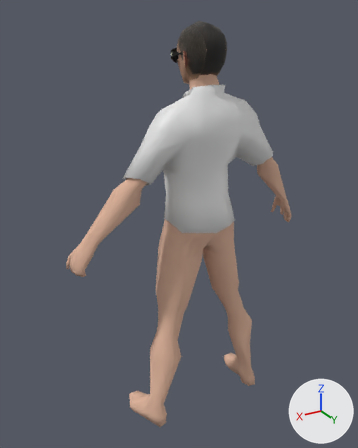
One commit to the Blender file model.blend: the scene before it, then after it.
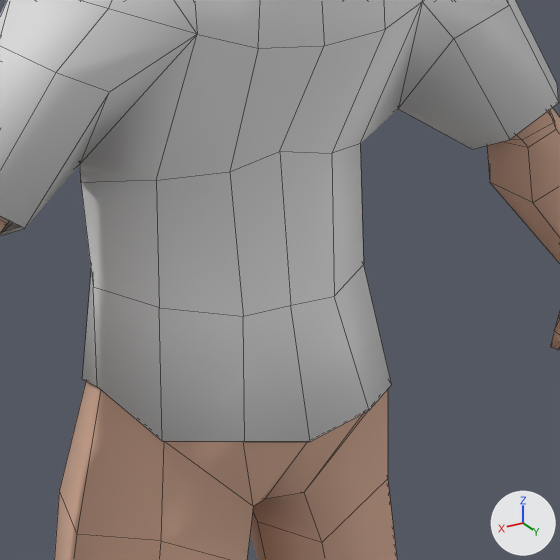
Each version is shown whole from a camera (50 mm lens) standing at (2.67, 4.07, 4.3) and looking at (0.15, -0.12, 2.2), then close up on the part from 41% to 76% of the width and 29% to 58% of the height. Every picture has the same lights, and +X, +Y and +Z are marked at lower right. The close-ups show mesh edges as thin lines.
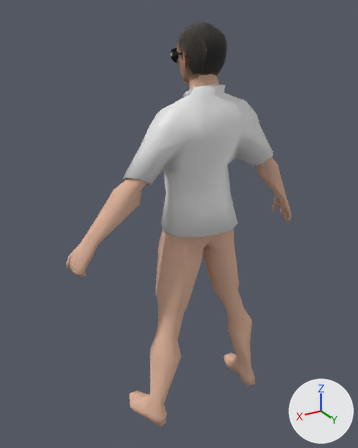
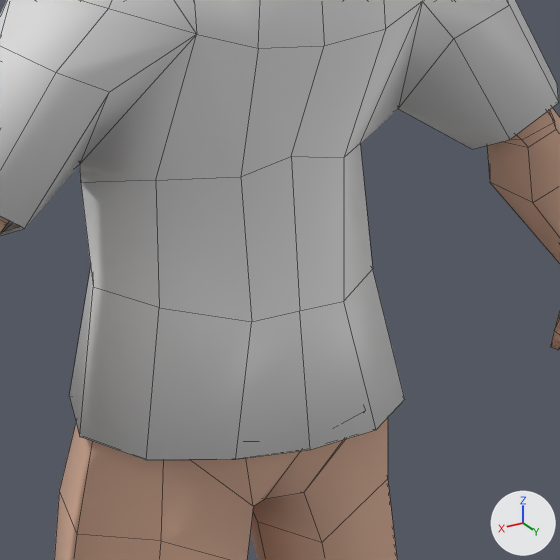
Location of each change, [x1, y1, x2, y2] in pixels of the close-ups (560 x 560 px; the box of a moved part takes in the faces that stretch with it):
'Cube.002', reshaped: before [0, 0, 559, 442]; after [0, 0, 559, 460]
part 1 of me_mesh_001, moved or reshaped: before [82, 2, 422, 442]; after [69, 2, 422, 460]

Patch to the scene script:
```diff
--- a/model.blend.py
+++ b/model.blend.py
@@ me_mesh_001 @@
 # used by ob_cube_002; location = (0.0, 0.0, 0.0)
-me_mesh_001.from_pydata(...)  # 105 vertices, 92 faces; spans x -0.86..0.85, y -0.3..0.34, z 2.2..3.68
+me_mesh_001.from_pydata(...)  # 105 vertices, 92 faces; spans x -0.86..0.85, y -0.3..0.34, z 2.16..3.68
+# me_mesh_001 part 1: 18 of 105 vertices moved; they spanned x -0.36..0.36, y -0.26..0.34, z 2.2..2.9 and now span x -0.41..0.41, y -0.26..0.34, z 2.16..2.9; mean shift (0.0, 0.02, -0.03); largest move (-0.36, 0.01, 2.34) -> (-0.41, 0.01, 2.22)
 me_mesh_001.materials.append(mat_material)
```
